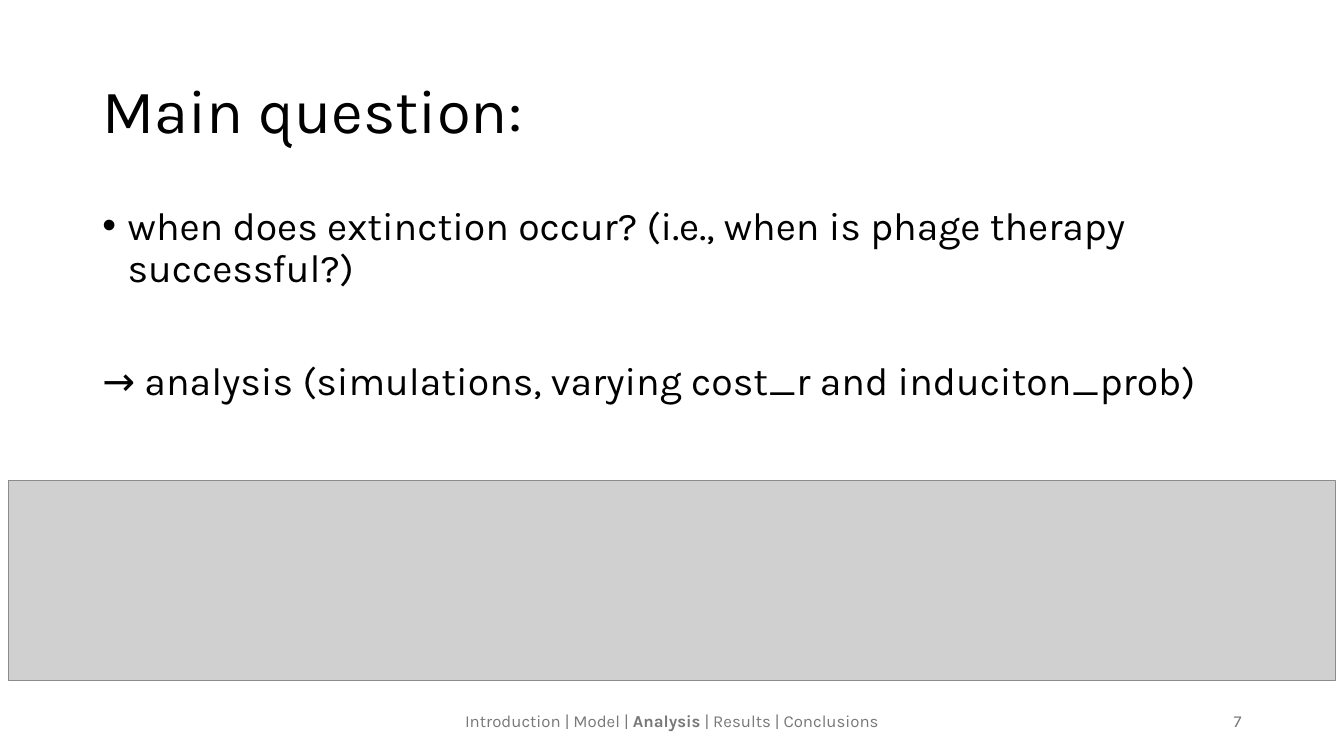
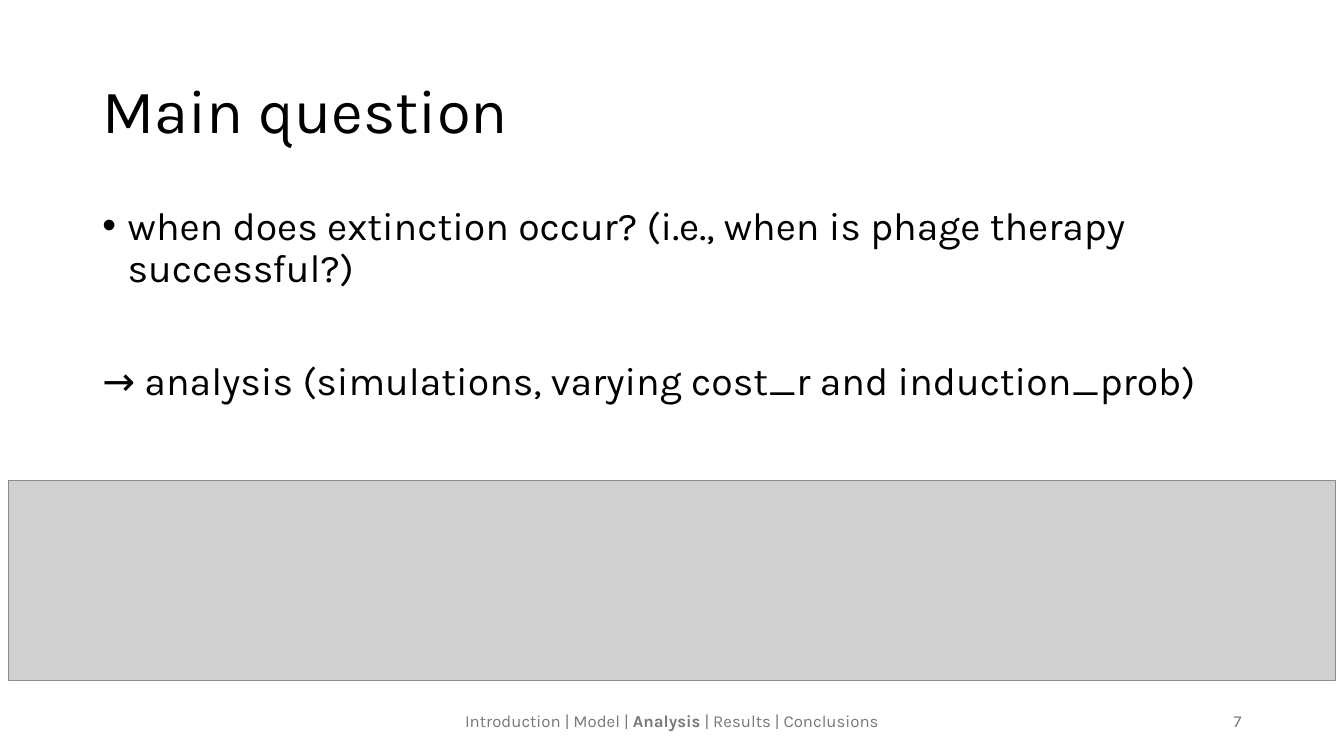
Before and after one commit to langemk/THEE-Coevolution-HGT, a slide deck: slide 7 of presentations/phages_final.pptx. Drawn at 1344x756 pixels with LibreOffice and Linux fonts; fonts in the diff are those of the drawing; grey boxes stand for pictures. Boxes give left, top, right and bottom in pixels: in the first picture for what was removed or moved away, otherwise in the second. Text is boxed around its words. In the diff, an @@ line names an element or a change of style, - is before the commit and + after.

Commit message:
work on presentation + wording (probability)

```diff
--- a/presentations/phages_final.pptx
+++ b/presentations/phages_final.pptx
@@ title at (102, 90, 509, 148): text changed @@
-Main question:
+Main question
@@ text at (144, 366, 1196, 405): text changed @@
-→ analysis (simulations, varying cost_r and induciton_prob)
+→ analysis (simulations, varying cost_r and induction_prob)
```
Also in this commit, not shown: 3 other slides changed, 2 slides added, 4 other files.
